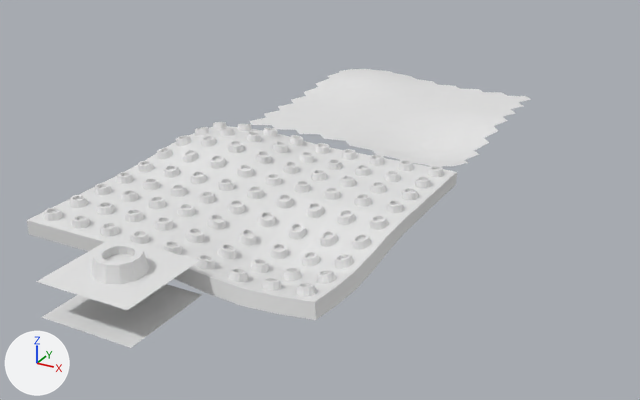
A saved change to the Blender file Toys/10Min_mine/2025_01/0103_Tissue_Addon_Lab.blend.
Before and after are seen from a 50 mm camera at (9.72, -22.1, 7.75) aimed at (-0.07, -4.3, -1.15). The lights are fixed; the arrows at lower left show +X, +Y and +Z.
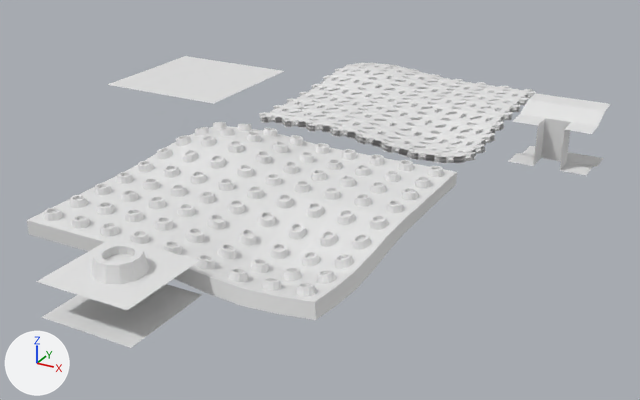
Commit message: More addon lab

What differs and where, as boxes [x1, y1, x2, y2] in the pictures (640 x 400 px):
'Tessellation.001', added
    after: [259, 63, 536, 163]
'Plane', moved
    before: [250, 69, 531, 166]
    after: [259, 78, 534, 160]
'Cube.001', added
    after: [508, 93, 611, 175]
'Plane.001', added
    after: [108, 56, 284, 104]

The change, as a diff of the scene's bpy script:
```diff
--- a/Toys/10Min_mine/2025_01/0103_Tissue_Addon_Lab.blend.py
+++ b/Toys/10Min_mine/2025_01/0103_Tissue_Addon_Lab.blend.py
@@ me_tessellation_002 @@
+me_tessellation_002.from_pydata(...)  # 12288 vertices, 7296 faces; spans x -3.09..3.09, y -3.09..3.09, z -0.51..0.42
@@ me_plane @@
+me_plane.from_pydata([(-2.0, -2.0, 0.0), (2.0, -2.0, 0.0), (-2.0, 2.0, 0.0), (2.0, 2.0, 0.0)], [], [(0, 1, 3, 2)])
@@ me_cube @@
+me_cube.from_pydata(...)  # 32 vertices, 19 faces; spans x -1.0..1.0, y -1.0..1.0, z -0.75..0.75
@@ ob_plane @@
 ob_plane = bpy.data.objects.new('Plane', me_plane_001)
-ob_plane.location = (0.0, 0.0, 0.0)
+ob_plane.location = (0.0, 0.49, 0.0)
@@ ob_tessellation_001 @@
+ob_tessellation_001 = bpy.data.objects.new('Tessellation.001', me_tessellation_002)
+ob_tessellation_001.location = (0.0, 0.49, 0.0)
@@ ob_plane_001 @@
+ob_plane_001 = bpy.data.objects.new('Plane.001', me_plane)
+ob_plane_001.location = (-6.84, 0.0, 0.0)
@@ ob_cube_001 @@
+ob_cube_001 = bpy.data.objects.new('Cube.001', me_cube)
+ob_cube_001.location = (4.66, 0.0, 0.0)
```
